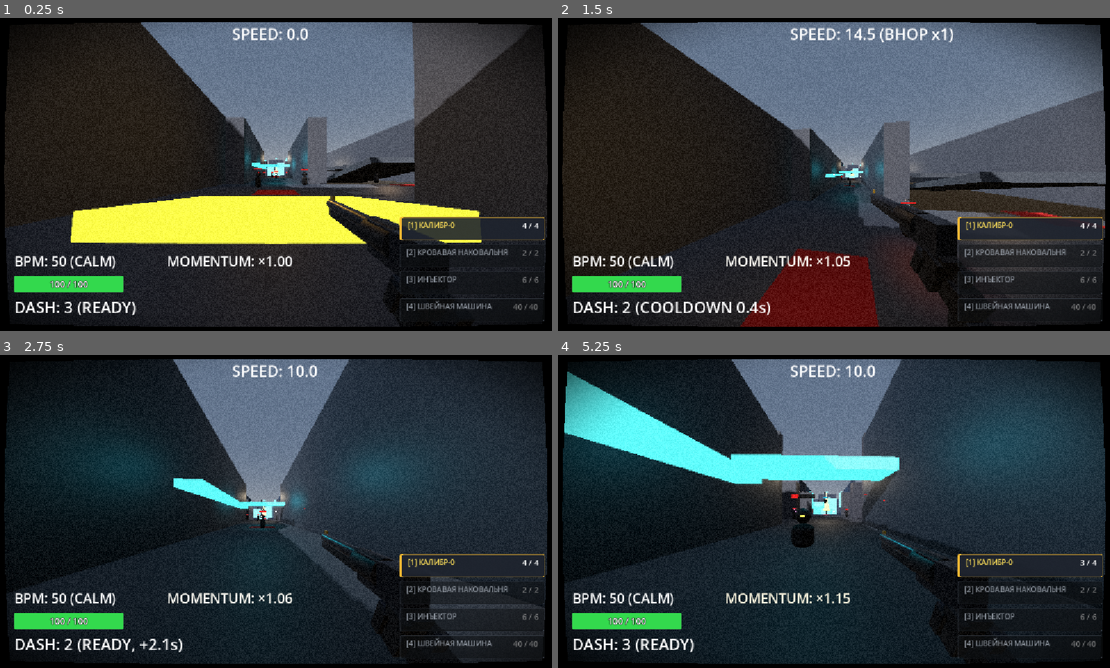
Above: before the commit, frames 1-4 (two rows, left to right).
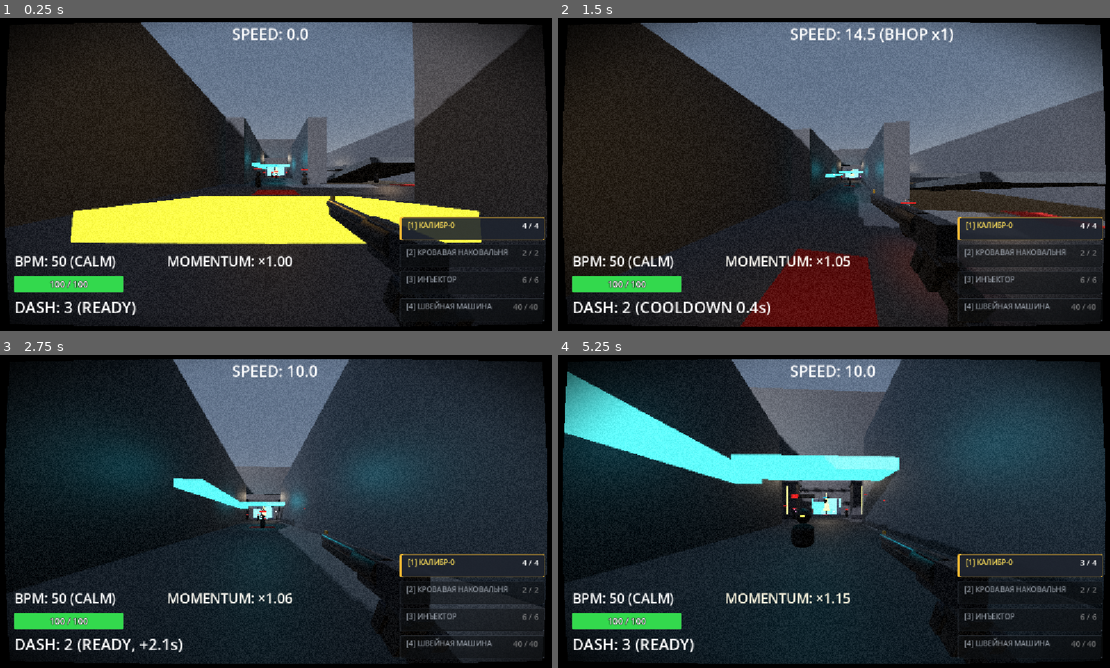
Above: after the commit, the same moments.

Repository: ggou3/voidkill
Game: Godot game, scene res://test_arena.tscn
Same seed, same stepped clock (60 frames per second), same inputs: the game is played once before the commit and once after it. This scene is started directly instead of the project's main scene.
Inputs (mouse positions are in pixels of both pictures, inside the frame that each line leads up to):
- Up to frame 1 (0.25 s): no input
- Up to frame 2 (1.5 s): tap Enter at 0.5 s; move the mouse to (867, 174) at 0.52 s; hold Right mouse button (alt_fire) 0.53-1.28 s; hold W (move_forward) from 0.53 s (still down); tap Space (jump) at 0.77 s; move the mouse to (806, 174) at 1.27 s; tap Shift (dash) at 1.35 s
- Up to frame 3 (2.75 s): keep holding W (move_forward); tap Space (jump) at 1.52 s; move the mouse to (292, 505) at 2.02 s; hold F (melee) from 2.03 s (still down)
- Up to frame 4 (5.25 s): keep holding W (move_forward); move the mouse to (828, 517) at 2.77 s; release F (melee) at 2.78 s; click (828, 517) at 2.85 s; tap Space (jump) at 3.02, 3.77, 4.52 s; move the mouse to (878, 514) at 3.52 s; hold C (slam) 3.53-4.28 s; move the mouse to (789, 508) at 4.27 s; tap Ctrl (slide) at 4.35 s; move the mouse to (839, 511) at 5.02 s; tap 1 at 5.1 s

The runs differ from the first frame. In frame 1, 0.4% of the frame differs, in the area x 46-54%, y 38-51%; in frame 2, 0.3%; in frame 3, 0.8%; in frame 4, 3.6%, in the area x 39-60%, y 10-53%.

Commit message:
Refactor Zone 3 Grand Colosseum architecture with modular grid, symmetry, height hierarchy, and detailing

Diff:
--- a/test_arena.tscn
+++ b/test_arena.tscn
@@ -61,6 +61,17 @@
 emission = Color(1, 0.82, 0.2, 1)
 emission_energy_multiplier = 3.0
 
+[sub_resource type="StandardMaterial3D" id="Mat_Z3_Trim"]
+albedo_color = Color(0.12, 0.12, 0.15, 1)
+metallic = 0.5
+roughness = 0.4
+
+[sub_resource type="StandardMaterial3D" id="Mat_Z3_Crate"]
+albedo_color = Color(0.24, 0.22, 0.2, 1)
+metallic = 0.25
+roughness = 0.6
+
+
 [sub_resource type="StandardMaterial3D" id="Mat_Z4_Floor"]
 albedo_color = Color(0.08, 0.1, 0.15, 1)
 roughness = 0.7
@@ -217,35 +228,29 @@
 use_collision = true
 size = Vector3(40, 1, 50)
 
-[node name="Z3_SouthPortalWest" type="CSGBox3D" parent="NavigationRegion3D/Zone3_GrandArena" unique_id=784013423]
-transform = Transform3D(1, 0, 0, 0, 1, 0, 0, 0, 1, -12.5, 5.5, -25)
-material = SubResource("Mat_Z3_Wall")
-use_collision = true
-size = Vector3(15, 11, 1)
-
-[node name="Z3_SouthPortalEast" type="CSGBox3D" parent="NavigationRegion3D/Zone3_GrandArena" unique_id=479249405]
-transform = Transform3D(1, 0, 0, 0, 1, 0, 0, 0, 1, 12.5, 5.5, -25)
-material = SubResource("Mat_Z3_Wall")
-use_collision = true
-size = Vector3(15, 11, 1)
-
 [node name="Z3_WestWall" type="CSGBox3D" parent="NavigationRegion3D/Zone3_GrandArena" unique_id=1457444321]
-transform = Transform3D(1, 0, 0, 0, 1, 0, 0, 0, 1, -20.5, 5.5, -50)
-material = SubResource("Mat_Z3_Wall")
-use_collision = true
-size = Vector3(1, 11, 50)
+transform = Transform3D(1, 0, 0, 0, 1, 0, 0, 0, 1, -20.5, 8, -50)
+material = SubResource("Mat_Z3_Wall")
+use_collision = true
+size = Vector3(1, 16, 50)
 
 [node name="Z3_EastWallNorth" type="CSGBox3D" parent="NavigationRegion3D/Zone3_GrandArena" unique_id=667626350]
-transform = Transform3D(1, 0, 0, 0, 1, 0, 0, 0, 1, 20.5, 5.5, -64)
-material = SubResource("Mat_Z3_Wall")
-use_collision = true
-size = Vector3(1, 11, 22)
+transform = Transform3D(1, 0, 0, 0, 1, 0, 0, 0, 1, 20.5, 8, -64)
+material = SubResource("Mat_Z3_Wall")
+use_collision = true
+size = Vector3(1, 16, 22)
 
 [node name="Z3_EastWallSouth" type="CSGBox3D" parent="NavigationRegion3D/Zone3_GrandArena" unique_id=816447845]
-transform = Transform3D(1, 0, 0, 0, 1, 0, 0, 0, 1, 20.5, 5.5, -36)
-material = SubResource("Mat_Z3_Wall")
-use_collision = true
-size = Vector3(1, 11, 22)
+transform = Transform3D(1, 0, 0, 0, 1, 0, 0, 0, 1, 20.5, 8, -36)
+material = SubResource("Mat_Z3_Wall")
+use_collision = true
+size = Vector3(1, 16, 22)
+
+[node name="Z3_EastBalconyArch" type="CSGBox3D" parent="NavigationRegion3D/Zone3_GrandArena" unique_id=730000001]
+transform = Transform3D(1, 0, 0, 0, 1, 0, 0, 0, 1, 20.5, 12, -50)
+material = SubResource("Mat_Z3_Wall")
+use_collision = true
+size = Vector3(1, 8, 6)
 
 [node name="Z3_EastBalconyRailing" type="CSGBox3D" parent="NavigationRegion3D/Zone3_GrandArena" unique_id=853325173]
 transform = Transform3D(1, 0, 0, 0, 1, 0, 0, 0, 1, 20.5, 0.6, -50)
@@ -253,23 +258,89 @@
 use_collision = true
 size = Vector3(1, 1.2, 6)
 
+[node name="Z3_SouthPortalWest" type="CSGBox3D" parent="NavigationRegion3D/Zone3_GrandArena" unique_id=784013423]
+transform = Transform3D(1, 0, 0, 0, 1, 0, 0, 0, 1, -12.5, 8, -25)
+material = SubResource("Mat_Z3_Wall")
+use_collision = true
+size = Vector3(15, 16, 1)
+
+[node name="Z3_SouthPortalEast" type="CSGBox3D" parent="NavigationRegion3D/Zone3_GrandArena" unique_id=479249405]
+transform = Transform3D(1, 0, 0, 0, 1, 0, 0, 0, 1, 12.5, 8, -25)
+material = SubResource("Mat_Z3_Wall")
+use_collision = true
+size = Vector3(15, 16, 1)
+
+[node name="Z3_SouthPortalArch" type="CSGBox3D" parent="NavigationRegion3D/Zone3_GrandArena" unique_id=730000002]
+transform = Transform3D(1, 0, 0, 0, 1, 0, 0, 0, 1, 0, 12, -25)
+material = SubResource("Mat_Z3_Wall")
+use_collision = true
+size = Vector3(10, 8, 1)
+
+[node name="Z3_NorthPortalWest" type="CSGBox3D" parent="NavigationRegion3D/Zone3_GrandArena" unique_id=316873893]
+transform = Transform3D(1, 0, 0, 0, 1, 0, 0, 0, 1, -13.5, 8, -75)
+material = SubResource("Mat_Z3_Wall")
+use_collision = true
+size = Vector3(13, 16, 1)
+
+[node name="Z3_NorthPortalEast" type="CSGBox3D" parent="NavigationRegion3D/Zone3_GrandArena" unique_id=115772895]
+transform = Transform3D(1, 0, 0, 0, 1, 0, 0, 0, 1, 13.5, 8, -75)
+material = SubResource("Mat_Z3_Wall")
+use_collision = true
+size = Vector3(13, 16, 1)
+
+[node name="Z3_NorthPortalArch" type="CSGBox3D" parent="NavigationRegion3D/Zone3_GrandArena" unique_id=730000003]
+transform = Transform3D(1, 0, 0, 0, 1, 0, 0, 0, 1, 0, 12, -75)
+material = SubResource("Mat_Z3_Wall")
+use_collision = true
+size = Vector3(14, 8, 1)
+
 [node name="Z3_PillarWest" type="CSGBox3D" parent="NavigationRegion3D/Zone3_GrandArena" unique_id=1289187769]
 transform = Transform3D(1, 0, 0, 0, 1, 0, 0, 0, 1, -8, 4, -40)
 material = SubResource("Mat_Z3_Wall")
 use_collision = true
 size = Vector3(4, 8, 4)
 
+[node name="Z3_PillarWestBase" type="CSGBox3D" parent="NavigationRegion3D/Zone3_GrandArena" unique_id=730000004]
+transform = Transform3D(1, 0, 0, 0, 1, 0, 0, 0, 1, -8, 0.4, -40)
+material = SubResource("Mat_Z3_Trim")
+use_collision = true
+size = Vector3(4.6, 0.8, 4.6)
+
+[node name="Z3_PillarWestCap" type="CSGBox3D" parent="NavigationRegion3D/Zone3_GrandArena" unique_id=730000005]
+transform = Transform3D(1, 0, 0, 0, 1, 0, 0, 0, 1, -8, 7.7, -40)
+material = SubResource("Mat_Z3_Trim")
+use_collision = true
+size = Vector3(4.6, 0.6, 4.6)
+
+[node name="Z3_PillarWestNeon" type="CSGBox3D" parent="NavigationRegion3D/Zone3_GrandArena" unique_id=730000006]
+transform = Transform3D(1, 0, 0, 0, 1, 0, 0, 0, 1, -8, 4, -40)
+material = SubResource("Mat_Z3_Gold")
+use_collision = false
+size = Vector3(0.4, 6, 4.1)
+
 [node name="Z3_PillarEast" type="CSGBox3D" parent="NavigationRegion3D/Zone3_GrandArena" unique_id=6877742]
 transform = Transform3D(1, 0, 0, 0, 1, 0, 0, 0, 1, 8, 4, -40)
 material = SubResource("Mat_Z3_Wall")
 use_collision = true
 size = Vector3(4, 8, 4)
 
-[node name="Z3_WallrunFlank" type="CSGBox3D" parent="NavigationRegion3D/Zone3_GrandArena" unique_id=2020779545]
-transform = Transform3D(1, 0, 0, 0, 1, 0, 0, 0, 1, -12, 4.5, -58)
-material = SubResource("Mat_Z3_Wall")
-use_collision = true
-size = Vector3(1, 9, 16)
+[node name="Z3_PillarEastBase" type="CSGBox3D" parent="NavigationRegion3D/Zone3_GrandArena" unique_id=730000007]
+transform = Transform3D(1, 0, 0, 0, 1, 0, 0, 0, 1, 8, 0.4, -40)
+material = SubResource("Mat_Z3_Trim")
+use_collision = true
+size = Vector3(4.6, 0.8, 4.6)
+
+[node name="Z3_PillarEastCap" type="CSGBox3D" parent="NavigationRegion3D/Zone3_GrandArena" unique_id=730000008]
+transform = Transform3D(1, 0, 0, 0, 1, 0, 0, 0, 1, 8, 7.7, -40)
+material = SubResource("Mat_Z3_Trim")
+use_collision = true
+size = Vector3(4.6, 0.6, 4.6)
+
+[node name="Z3_PillarEastNeon" type="CSGBox3D" parent="NavigationRegion3D/Zone3_GrandArena" unique_id=730000009]
+transform = Transform3D(1, 0, 0, 0, 1, 0, 0, 0, 1, 8, 4, -40)
+material = SubResource("Mat_Z3_Gold")
+use_collision = false
+size = Vector3(0.4, 6, 4.1)
 
 [node name="Z3_SniperNest" type="CSGBox3D" parent="NavigationRegion3D/Zone3_GrandArena" unique_id=1909356843]
 transform = Transform3D(1, 0, 0, 0, 1, 0, 0, 0, 1, 14, 2.5, -55)
@@ -277,17 +348,294 @@
 use_collision = true
 size = Vector3(8, 5, 8)
 
-[node name="Z3_NorthPortalWest" type="CSGBox3D" parent="NavigationRegion3D/Zone3_GrandArena" unique_id=316873893]
-transform = Transform3D(1, 0, 0, 0, 1, 0, 0, 0, 1, -13.5, 5.5, -75)
-material = SubResource("Mat_Z3_Wall")
-use_collision = true
-size = Vector3(13, 11, 1)
-
-[node name="Z3_NorthPortalEast" type="CSGBox3D" parent="NavigationRegion3D/Zone3_GrandArena" unique_id=115772895]
-transform = Transform3D(1, 0, 0, 0, 1, 0, 0, 0, 1, 13.5, 5.5, -75)
-material = SubResource("Mat_Z3_Wall")
-use_collision = true
-size = Vector3(13, 11, 1)
+[node name="Z3_SniperPlinth" type="CSGBox3D" parent="NavigationRegion3D/Zone3_GrandArena" unique_id=730000010]
+transform = Transform3D(1, 0, 0, 0, 1, 0, 0, 0, 1, 14, 0.4, -55)
+material = SubResource("Mat_Z3_Trim")
+use_collision = true
+size = Vector3(8.6, 0.8, 8.6)
+
+[node name="Z3_SniperParapetFront" type="CSGBox3D" parent="NavigationRegion3D/Zone3_GrandArena" unique_id=730000011]
+transform = Transform3D(1, 0, 0, 0, 1, 0, 0, 0, 1, 14, 5.4, -51.2)
+material = SubResource("Mat_Z3_Trim")
+use_collision = true
+size = Vector3(7.6, 0.8, 0.4)
+
+[node name="Z3_SniperParapetInner" type="CSGBox3D" parent="NavigationRegion3D/Zone3_GrandArena" unique_id=730000012]
+transform = Transform3D(1, 0, 0, 0, 1, 0, 0, 0, 1, 10.2, 5.4, -55)
+material = SubResource("Mat_Z3_Trim")
+use_collision = true
+size = Vector3(0.4, 0.8, 7.6)
+
+[node name="Z3_SniperCornerGlow" type="CSGBox3D" parent="NavigationRegion3D/Zone3_GrandArena" unique_id=730000013]
+transform = Transform3D(1, 0, 0, 0, 1, 0, 0, 0, 1, 10.2, 5.5, -51.2)
+material = SubResource("Mat_Z3_Gold")
+use_collision = false
+size = Vector3(0.5, 1, 0.5)
+
+[node name="Z3_WallrunFlank" type="CSGBox3D" parent="NavigationRegion3D/Zone3_GrandArena" unique_id=2020779545]
+transform = Transform3D(1, 0, 0, 0, 1, 0, 0, 0, 1, -12, 4, -58)
+material = SubResource("Mat_Z3_Wall")
+use_collision = true
+size = Vector3(1, 8, 16)
+
+[node name="Z3_WallrunPylonS" type="CSGBox3D" parent="NavigationRegion3D/Zone3_GrandArena" unique_id=730000014]
+transform = Transform3D(1, 0, 0, 0, 1, 0, 0, 0, 1, -12, 4.2, -50)
+material = SubResource("Mat_Z3_Trim")
+use_collision = true
+size = Vector3(1.6, 8.4, 1.6)
+
+[node name="Z3_WallrunPylonN" type="CSGBox3D" parent="NavigationRegion3D/Zone3_GrandArena" unique_id=730000015]
+transform = Transform3D(1, 0, 0, 0, 1, 0, 0, 0, 1, -12, 4.2, -66)
+material = SubResource("Mat_Z3_Trim")
+use_collision = true
+size = Vector3(1.6, 8.4, 1.6)
+
+[node name="Z3_WallrunGuideStrip" type="CSGBox3D" parent="NavigationRegion3D/Zone3_GrandArena" unique_id=730000016]
+transform = Transform3D(1, 0, 0, 0, 1, 0, 0, 0, 1, -12, 4, -58)
+material = SubResource("Mat_Z3_Gold")
+use_collision = false
+size = Vector3(1.05, 0.3, 14)
+
+[node name="Z3_WestNicheFrame" type="CSGBox3D" parent="NavigationRegion3D/Zone3_GrandArena" unique_id=730000017]
+transform = Transform3D(1, 0, 0, 0, 1, 0, 0, 0, 1, -19.6, 4, -50)
+material = SubResource("Mat_Z3_Trim")
+use_collision = true
+size = Vector3(0.8, 8, 6)
+
+[node name="Z3_WestNicheNeon" type="CSGBox3D" parent="NavigationRegion3D/Zone3_GrandArena" unique_id=730000018]
+transform = Transform3D(1, 0, 0, 0, 1, 0, 0, 0, 1, -19.5, 7.8, -50)
+material = SubResource("Mat_Z3_Gold")
+use_collision = false
+size = Vector3(0.5, 0.4, 5.6)
+
+[node name="Z3_PylonW_32" type="CSGBox3D" parent="NavigationRegion3D/Zone3_GrandArena" unique_id=730000019]
+transform = Transform3D(1, 0, 0, 0, 1, 0, 0, 0, 1, -19.6, 8, -32)
+material = SubResource("Mat_Z3_Trim")
+use_collision = true
+size = Vector3(0.8, 16, 1.4)
+
+[node name="Z3_PylonW_32_Neon" type="CSGBox3D" parent="NavigationRegion3D/Zone3_GrandArena" unique_id=730000020]
+transform = Transform3D(1, 0, 0, 0, 1, 0, 0, 0, 1, -19.5, 8, -32)
+material = SubResource("Mat_Z3_Gold")
+use_collision = false
+size = Vector3(0.85, 12, 0.2)
+
+[node name="Z3_PylonW_40" type="CSGBox3D" parent="NavigationRegion3D/Zone3_GrandArena" unique_id=730000021]
+transform = Transform3D(1, 0, 0, 0, 1, 0, 0, 0, 1, -19.6, 8, -40)
+material = SubResource("Mat_Z3_Trim")
+use_collision = true
+size = Vector3(0.8, 16, 1.4)
+
+[node name="Z3_PylonW_40_Neon" type="CSGBox3D" parent="NavigationRegion3D/Zone3_GrandArena" unique_id=730000022]
+transform = Transform3D(1, 0, 0, 0, 1, 0, 0, 0, 1, -19.5, 8, -40)
+material = SubResource("Mat_Z3_Gold")
+use_collision = false
+size = Vector3(0.85, 12, 0.2)
+
+[node name="Z3_PylonW_48" type="CSGBox3D" parent="NavigationRegion3D/Zone3_GrandArena" unique_id=730000023]
+transform = Transform3D(1, 0, 0, 0, 1, 0, 0, 0, 1, -19.6, 8, -48)
+material = SubResource("Mat_Z3_Trim")
+use_collision = true
+size = Vector3(0.8, 16, 1.4)
+
+[node name="Z3_PylonW_48_Neon" type="CSGBox3D" parent="NavigationRegion3D/Zone3_GrandArena" unique_id=730000024]
+transform = Transform3D(1, 0, 0, 0, 1, 0, 0, 0, 1, -19.5, 8, -48)
+material = SubResource("Mat_Z3_Gold")
+use_collision = false
+size = Vector3(0.85, 12, 0.2)
+
+[node name="Z3_PylonW_56" type="CSGBox3D" parent="NavigationRegion3D/Zone3_GrandArena" unique_id=730000025]
+transform = Transform3D(1, 0, 0, 0, 1, 0, 0, 0, 1, -19.6, 8, -56)
+material = SubResource("Mat_Z3_Trim")
+use_collision = true
+size = Vector3(0.8, 16, 1.4)
+
+[node name="Z3_PylonW_56_Neon" type="CSGBox3D" parent="NavigationRegion3D/Zone3_GrandArena" unique_id=730000026]
+transform = Transform3D(1, 0, 0, 0, 1, 0, 0, 0, 1, -19.5, 8, -56)
+material = SubResource("Mat_Z3_Gold")
+use_collision = false
+size = Vector3(0.85, 12, 0.2)
+
+[node name="Z3_PylonW_64" type="CSGBox3D" parent="NavigationRegion3D/Zone3_GrandArena" unique_id=730000027]
+transform = Transform3D(1, 0, 0, 0, 1, 0, 0, 0, 1, -19.6, 8, -64)
+material = SubResource("Mat_Z3_Trim")
+use_collision = true
+size = Vector3(0.8, 16, 1.4)
+
+[node name="Z3_PylonW_64_Neon" type="CSGBox3D" parent="NavigationRegion3D/Zone3_GrandArena" unique_id=730000028]
+transform = Transform3D(1, 0, 0, 0, 1, 0, 0, 0, 1, -19.5, 8, -64)
+material = SubResource("Mat_Z3_Gold")
+use_collision = false
+size = Vector3(0.85, 12, 0.2)
+
+[node name="Z3_PylonW_72" type="CSGBox3D" parent="NavigationRegion3D/Zone3_GrandArena" unique_id=730000029]
+transform = Transform3D(1, 0, 0, 0, 1, 0, 0, 0, 1, -19.6, 8, -72)
+material = SubResource("Mat_Z3_Trim")
+use_collision = true
+size = Vector3(0.8, 16, 1.4)
+
+[node name="Z3_PylonW_72_Neon" type="CSGBox3D" parent="NavigationRegion3D/Zone3_GrandArena" unique_id=730000030]
+transform = Transform3D(1, 0, 0, 0, 1, 0, 0, 0, 1, -19.5, 8, -72)
+material = SubResource("Mat_Z3_Gold")
+use_collision = false
+size = Vector3(0.85, 12, 0.2)
+
+[node name="Z3_PylonE_32" type="CSGBox3D" parent="NavigationRegion3D/Zone3_GrandArena" unique_id=730000031]
+transform = Transform3D(1, 0, 0, 0, 1, 0, 0, 0, 1, 19.6, 8, -32)
+material = SubResource("Mat_Z3_Trim")
+use_collision = true
+size = Vector3(0.8, 16, 1.4)
+
+[node name="Z3_PylonE_32_Neon" type="CSGBox3D" parent="NavigationRegion3D/Zone3_GrandArena" unique_id=730000032]
+transform = Transform3D(1, 0, 0, 0, 1, 0, 0, 0, 1, 19.5, 8, -32)
+material = SubResource("Mat_Z3_Gold")
+use_collision = false
+size = Vector3(0.85, 12, 0.2)
+
+[node name="Z3_PylonE_40" type="CSGBox3D" parent="NavigationRegion3D/Zone3_GrandArena" unique_id=730000033]
+transform = Transform3D(1, 0, 0, 0, 1, 0, 0, 0, 1, 19.6, 8, -40)
+material = SubResource("Mat_Z3_Trim")
+use_collision = true
+size = Vector3(0.8, 16, 1.4)
+
+[node name="Z3_PylonE_40_Neon" type="CSGBox3D" parent="NavigationRegion3D/Zone3_GrandArena" unique_id=730000034]
+transform = Transform3D(1, 0, 0, 0, 1, 0, 0, 0, 1, 19.5, 8, -40)
+material = SubResource("Mat_Z3_Gold")
+use_collision = false
+size = Vector3(0.85, 12, 0.2)
+
+[node name="Z3_PylonE_64" type="CSGBox3D" parent="NavigationRegion3D/Zone3_GrandArena" unique_id=730000035]
+transform = Transform3D(1, 0, 0, 0, 1, 0, 0, 0, 1, 19.6, 8, -64)
+material = SubResource("Mat_Z3_Trim")
+use_collision = true
+size = Vector3(0.8, 16, 1.4)
+
+[node name="Z3_PylonE_64_Neon" type="CSGBox3D" parent="NavigationRegion3D/Zone3_GrandArena" unique_id=730000036]
+transform = Transform3D(1, 0, 0, 0, 1, 0, 0, 0, 1, 19.5, 8, -64)
+material = SubResource("Mat_Z3_Gold")
+use_collision = false
+size = Vector3(0.85, 12, 0.2)
+
+[node name="Z3_PylonE_72" type="CSGBox3D" parent="NavigationRegion3D/Zone3_GrandArena" unique_id=730000037]
+transform = Transform3D(1, 0, 0, 0, 1, 0, 0, 0, 1, 19.6, 8, -72)
+material = SubResource("Mat_Z3_Trim")
+use_collision = true
+size = Vector3(0.8, 16, 1.4)
+
+[node name="Z3_PylonE_72_Neon" type="CSGBox3D" parent="NavigationRegion3D/Zone3_GrandArena" unique_id=730000038]
+transform = Transform3D(1, 0, 0, 0, 1, 0, 0, 0, 1, 19.5, 8, -72)
+material = SubResource("Mat_Z3_Gold")
+use_collision = false
+size = Vector3(0.85, 12, 0.2)
+
+[node name="Z3_CeilingArch1" type="CSGBox3D" parent="NavigationRegion3D/Zone3_GrandArena" unique_id=730000039]
+transform = Transform3D(1, 0, 0, 0, 1, 0, 0, 0, 1, 0, 15.5, -32)
+material = SubResource("Mat_Z3_Trim")
+use_collision = false
+size = Vector3(40, 1, 1.2)
+
+[node name="Z3_CeilingArch1_Lum" type="CSGBox3D" parent="NavigationRegion3D/Zone3_GrandArena" unique_id=730000040]
+transform = Transform3D(1, 0, 0, 0, 1, 0, 0, 0, 1, 0, 15.1, -32)
+material = SubResource("Mat_Z3_Gold")
+use_collision = false
+size = Vector3(4, 0.2, 0.6)
+
+[node name="Z3_CeilingArch2" type="CSGBox3D" parent="NavigationRegion3D/Zone3_GrandArena" unique_id=730000041]
+transform = Transform3D(1, 0, 0, 0, 1, 0, 0, 0, 1, 0, 15.5, -50)
+material = SubResource("Mat_Z3_Trim")
+use_collision = false
+size = Vector3(40, 1, 1.2)
+
+[node name="Z3_CeilingArch2_Lum" type="CSGBox3D" parent="NavigationRegion3D/Zone3_GrandArena" unique_id=730000042]
+transform = Transform3D(1, 0, 0, 0, 1, 0, 0, 0, 1, 0, 15.1, -50)
+material = SubResource("Mat_Z3_Gold")
+use_collision = false
+size = Vector3(4, 0.2, 0.6)
+
+[node name="Z3_CeilingArch3" type="CSGBox3D" parent="NavigationRegion3D/Zone3_GrandArena" unique_id=730000043]
+transform = Transform3D(1, 0, 0, 0, 1, 0, 0, 0, 1, 0, 15.5, -64)
+material = SubResource("Mat_Z3_Trim")
+use_collision = false
+size = Vector3(40, 1, 1.2)
+
+[node name="Z3_CeilingArch3_Lum" type="CSGBox3D" parent="NavigationRegion3D/Zone3_GrandArena" unique_id=730000044]
+transform = Transform3D(1, 0, 0, 0, 1, 0, 0, 0, 1, 0, 15.1, -64)
+material = SubResource("Mat_Z3_Gold")
+use_collision = false
+size = Vector3(4, 0.2, 0.6)
+
+[node name="Z3_WestCorniceMid" type="CSGBox3D" parent="NavigationRegion3D/Zone3_GrandArena" unique_id=730000045]
+transform = Transform3D(1, 0, 0, 0, 1, 0, 0, 0, 1, -19.7, 8, -50)
+material = SubResource("Mat_Z3_Trim")
+use_collision = false
+size = Vector3(0.6, 0.4, 50)
+
+[node name="Z3_WestCorniceTop" type="CSGBox3D" parent="NavigationRegion3D/Zone3_GrandArena" unique_id=730000046]
+transform = Transform3D(1, 0, 0, 0, 1, 0, 0, 0, 1, -19.7, 15.8, -50)
+material = SubResource("Mat_Z3_Trim")
+use_collision = false
+size = Vector3(0.6, 0.4, 50)
+
+[node name="Z3_PipeRunWest1" type="CSGBox3D" parent="NavigationRegion3D/Zone3_GrandArena" unique_id=730000047]
+transform = Transform3D(1, 0, 0, 0, 1, 0, 0, 0, 1, -19.4, 2.8, -50)
+material = SubResource("Mat_Z3_Trim")
+use_collision = false
+size = Vector3(0.2, 0.2, 46)
+
+[node name="Z3_PipeRunWest2" type="CSGBox3D" parent="NavigationRegion3D/Zone3_GrandArena" unique_id=730000048]
+transform = Transform3D(1, 0, 0, 0, 1, 0, 0, 0, 1, -19.4, 3.2, -50)
+material = SubResource("Mat_Z3_Gold")
+use_collision = false
+size = Vector3(0.15, 0.15, 46)
+
+[node name="Z3_Crate_SW1" type="CSGBox3D" parent="NavigationRegion3D/Zone3_GrandArena" unique_id=730000049]
+transform = Transform3D(1, 0, 0, 0, 1, 0, 0, 0, 1, -17.5, 0.7, -27.5)
+material = SubResource("Mat_Z3_Crate")
+use_collision = false
+size = Vector3(1.6, 1.4, 1.6)
+
+[node name="Z3_Crate_SW2" type="CSGBox3D" parent="NavigationRegion3D/Zone3_GrandArena" unique_id=730000050]
+transform = Transform3D(0.965926, 0, 0.258819, 0, 1, 0, -0.258819, 0, 0.965926, -17.5, 1.9, -27.5)
+material = SubResource("Mat_Z3_Crate")
+use_collision = false
+size = Vector3(1.2, 1, 1.2)
+
+[node name="Z3_Crate_SE1" type="CSGBox3D" parent="NavigationRegion3D/Zone3_GrandArena" unique_id=730000051]
+transform = Transform3D(1, 0, 0, 0, 1, 0, 0, 0, 1, 17.5, 0.7, -27.5)
+material = SubResource("Mat_Z3_Crate")
+use_collision = false
+size = Vector3(1.6, 1.4, 1.6)
+
+[node name="Z3_Crate_SE2" type="CSGBox3D" parent="NavigationRegion3D/Zone3_GrandArena" unique_id=730000052]
+transform = Transform3D(0.965926, 0, -0.258819, 0, 1, 0, 0.258819, 0, 0.965926, 17.5, 1.9, -27.5)
+material = SubResource("Mat_Z3_Crate")
+use_collision = false
+size = Vector3(1.2, 1, 1.2)
+
+[node name="Z3_Terminal_NW" type="CSGBox3D" parent="NavigationRegion3D/Zone3_GrandArena" unique_id=730000053]
+transform = Transform3D(1, 0, 0, 0, 1, 0, 0, 0, 1, -17.5, 1.1, -72.5)
+material = SubResource("Mat_Z3_Trim")
+use_collision = false
+size = Vector3(2.4, 2.2, 1.6)
+
+[node name="Z3_Terminal_NW_Strip" type="CSGBox3D" parent="NavigationRegion3D/Zone3_GrandArena" unique_id=730000054]
+transform = Transform3D(1, 0, 0, 0, 1, 0, 0, 0, 1, -17.5, 1.6, -72.5)
+material = SubResource("Mat_Z3_Gold")
+use_collision = false
+size = Vector3(2, 0.3, 1.65)
+
+[node name="Z3_Terminal_NE" type="CSGBox3D" parent="NavigationRegion3D/Zone3_GrandArena" unique_id=730000055]
+transform = Transform3D(1, 0, 0, 0, 1, 0, 0, 0, 1, 17.5, 1.1, -72.5)
+material = SubResource("Mat_Z3_Trim")
+use_collision = false
+size = Vector3(2.4, 2.2, 1.6)
+
+[node name="Z3_Terminal_NE_Strip" type="CSGBox3D" parent="NavigationRegion3D/Zone3_GrandArena" unique_id=730000056]
+transform = Transform3D(1, 0, 0, 0, 1, 0, 0, 0, 1, 17.5, 1.6, -72.5)
+material = SubResource("Mat_Z3_Gold")
+use_collision = false
+size = Vector3(2, 0.3, 1.65)
+
 
 [node name="Zone4_VerticalSector" type="Node3D" parent="NavigationRegion3D" unique_id=1704989696]
 
Not shown, changed: DESIGN.md
